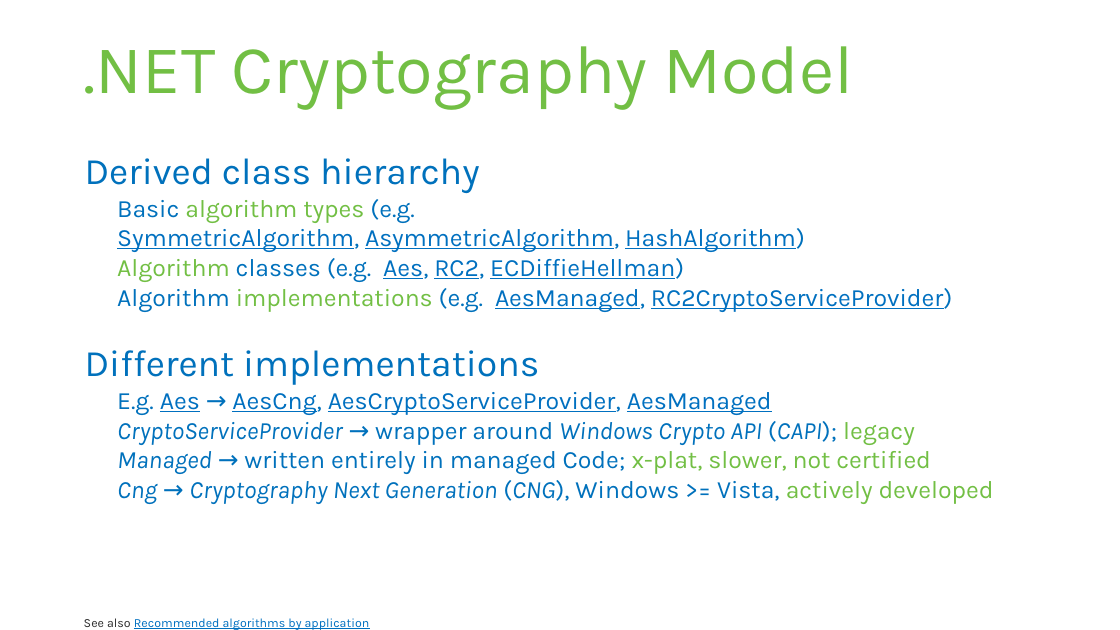
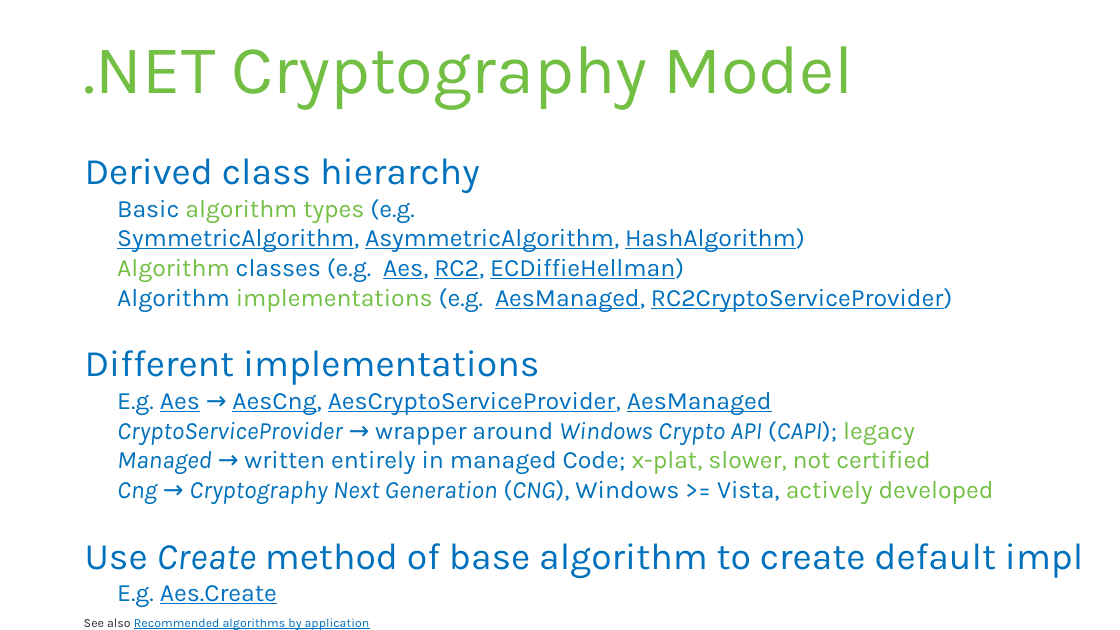
Before and after one commit to rstropek/SecureCodingDotNet, a slide deck: slide 10 of Slides/Secure-Coding-Dot-Net.pptx. Drawn at 1120x630 pixels with LibreOffice and Linux fonts; fonts in the diff are those of the drawing. Boxes give left, top, right and bottom in pixels: in the first picture for what was removed or moved away, otherwise in the second. Text is boxed around its words. In the diff, an @@ line names an element or a change of style, - is before the commit and + after.

Commit message:
Presentation

```diff
--- a/Slides/Secure-Coding-Dot-Net.pptx
+++ b/Slides/Secure-Coding-Dot-Net.pptx
@@ text at (x1=85, y1=543, x2=1083, y2=607): paragraphs added @@
+Use Create method of base algorithm to create default impl
+  E.g. Aes.Create
```
Also in this commit, not shown: 2 other slides changed, 5 slides added, 1 other file.
